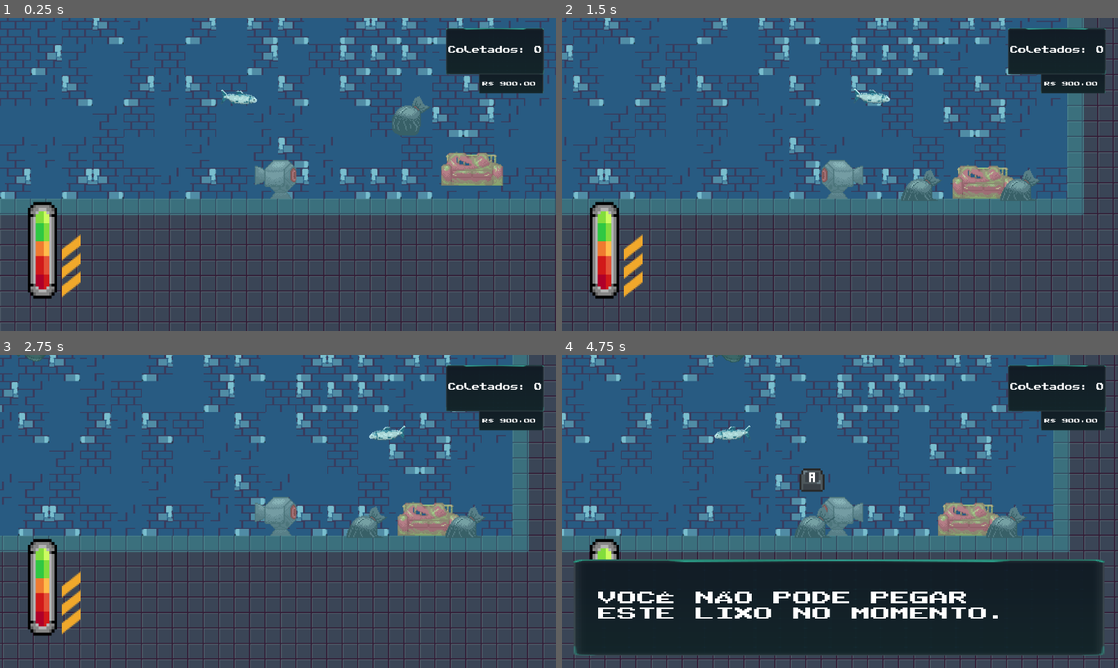
Above: before the commit, frames 1-4 (two rows, left to right).
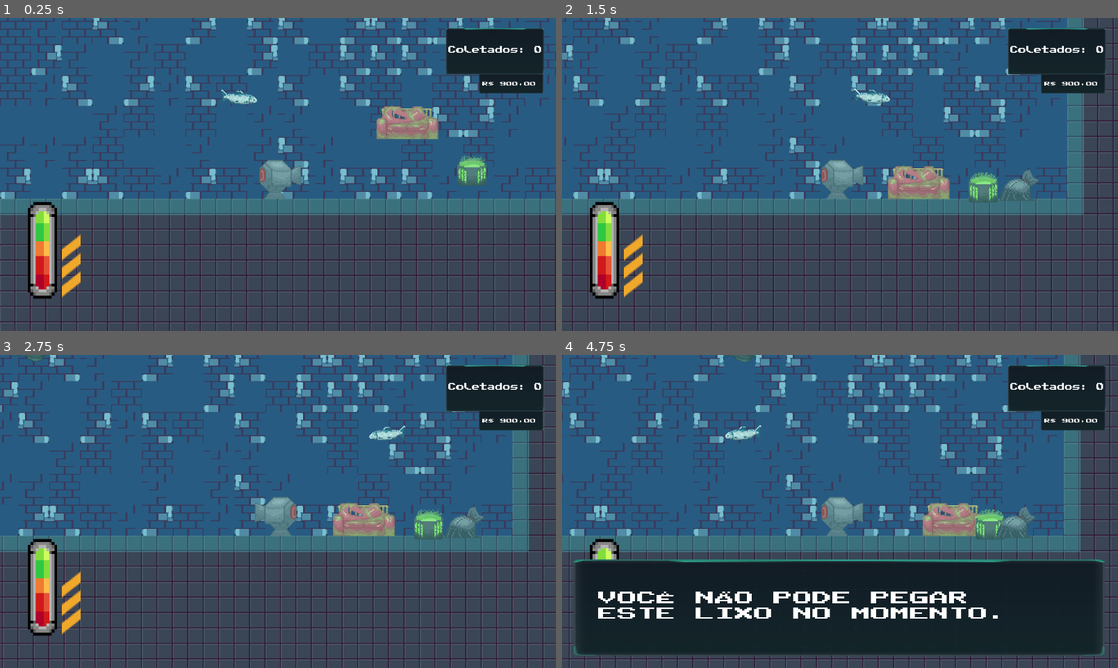
Above: after the commit, the same moments.

Repository: Jaete/Cleangoon
Game: Godot game, scene res://TSCN/Entities/Game.tscn
Two runs of this game, one before a commit and one after it. Both use one fixed random seed, a clock stepped at 60 frames per second and the inputs below. Sound files missing from this copy of the repository are replaced by a short silence.
Inputs (mouse positions are in pixels of both pictures, inside the frame that each line leads up to):
- Up to frame 1 (0.25 s): no input
- Up to frame 2 (1.5 s): tap Enter at 0.5 s; move the mouse to (962, 158) at 0.52 s; hold Right (Move_Right) 0.53-1.28 s; tap A (Interact) at 0.6 s; move the mouse to (728, 190) at 1.27 s; hold Left (Move_Left) from 1.28 s (still down); tap Shift (Boost) at 1.35 s
- Up to frame 3 (2.75 s): tap A (Interact) at 1.55, 2.1 s; move the mouse to (333, 442) at 2.02 s; release Left (Move_Left) at 2.03 s; hold Right (Move_Right) from 2.03 s (still down)
- Up to frame 4 (4.75 s): move the mouse to (812, 574) at 2.77 s; tap Space (Rise) at 2.85 s; tap A (Interact) at 3.05, 3.6, 4.55 s; move the mouse to (1006, 558) at 3.52 s; release Right (Move_Right) at 3.53 s; hold Left (Move_Left) from 3.53 s (still down); move the mouse to (673, 464) at 4.27 s; tap Shift (Boost) at 4.35 s

The runs differ from the first frame. In frame 1, 2.5% of the frame differs, in the area x 45-91%, y 24-58%; in frame 2, 2.1%; in frame 3, 2.1%; in frame 4, 17%, in the area x 0-100%, y 0-100%.

Commit message:
feat: add chemical trash

Diff:
--- a/Resources/AnimationHelper/AnimationHelper.gd
+++ b/Resources/AnimationHelper/AnimationHelper.gd
@@ -4,14 +4,20 @@
 var flipped: bool = false
 var going_right: bool
 
-func check_direction(player: Player, sprite: Sprite2D):
+func check_direction(player: Player, sprite: Sprite2D, arm: Sprite2D):
 	if player.controller.horizonal_movement < 0:
 		sprite.flip_h = true
+		arm.flip_h = true
+		arm.position = Vector2(-24, 1)
+		arm.rotation_degrees = 30
 	elif player.controller.horizonal_movement > 0:
 		sprite.flip_h = false
+		arm.flip_h = false
+		arm.position = Vector2(7, 12)
+		arm.rotation_degrees = -30
 	pass
 
-func rise(sprite: Sprite2D):
+func rise(sprite: Sprite2D, arm: Sprite2D):
 	if sprite.is_flipped_h():
 		if sprite.rotation_degrees < 15:
 			sprite.rotation_degrees += 1
@@ -19,7 +25,7 @@
 		if sprite.rotation_degrees > -15:
 			sprite.rotation_degrees -= 1
 
-func fall(sprite: Sprite2D):
+func fall(sprite: Sprite2D, arm: Sprite2D):
 	if !sprite.is_flipped_h():
 		if sprite.rotation_degrees < 15:
 			sprite.rotation_degrees += 1
@@ -27,6 +33,10 @@
 		if sprite.rotation_degrees > -15:
 			sprite.rotation_degrees -= 1
 
-func align(sprite: Sprite2D):
+func align(sprite: Sprite2D, arm: Sprite2D):
 	sprite.rotation_degrees = 0
+	if sprite.is_flipped_h():
+		arm.rotation_degrees = 30
+	else:
+		arm.rotation_degrees = -30
 	pass
--- a/Resources/PlayerData/PlayerData.gd
+++ b/Resources/PlayerData/PlayerData.gd
@@ -2,7 +2,7 @@
 extends Resource
 
 enum Upgrades {
-	GRASS_CUTTER = 1,
+	GRASS_CUTTER = 0,
 	STRONG_ARM,
 	FLASHLIGHT,
 	SPECIAL_STORAGE,
--- /dev/null
+++ b/Resources/TrashData/InteractionAreas/chemical.tres
@@ -0,0 +1,4 @@
+[gd_resource type="CircleShape2D" format=3 uid="uid://bknik7jkpefx1"]
+
+[resource]
+radius = 42.0
--- /dev/null
+++ b/Resources/TrashData/Shapes/chemical.tres
@@ -0,0 +1,4 @@
+[gd_resource type="RectangleShape2D" format=3 uid="uid://bmg34cowp3pib"]
+
+[resource]
+size = Vector2(25, 25)
--- a/Resources/TrashData/TrashData.gd
+++ b/Resources/TrashData/TrashData.gd
@@ -31,6 +31,10 @@
 			#3:
 			#4:
 	if is_chemical:
+		ground_texture = load("res://Assets/Sprites/Trash/uranium.png")
+		lifted_texture = ground_texture
+		shape = load("res://Resources/TrashData/Shapes/chemical.tres")
+		interaction_area = load("res://Resources/TrashData/InteractionAreas/chemical.tres")
 		reward_money = 300
 	if is_common:
 		ground_texture = load("res://Assets/Sprites/Trash/Common/common-ground.png")
--- a/Scripts/Player/Player.gd
+++ b/Scripts/Player/Player.gd
@@ -15,6 +15,7 @@
 @export_category("Animation Helper")
 @export var animation: AnimationHelper
 @export var sprite: Sprite2D
+@export var strong_arm: Sprite2D
 @export var anim_player: AnimationPlayer
 @export_category("Player Data")
 @export var data: PlayerData
@@ -29,10 +30,11 @@
 func _ready():
 	mass = 0.5
 	gravity_scale = 0.3
+	get_node("/root/Game/UpgradeShop").player_bought.connect(check_new_upgrade)
 
 func _physics_process(_delta):
 	controller.get_input()
-	animation.check_direction(self, sprite)
+	animation.check_direction(self, sprite, strong_arm)
 	handle_physics()
 	rotate_player()
 	check_for_actions()
@@ -40,11 +42,11 @@
 
 func rotate_player():
 	if controller.vertical_movement < 0:
-		animation.rise(sprite)
+		animation.rise(sprite, strong_arm)
 	elif controller.vertical_movement > 0 && linear_velocity.y > 0:
-		animation.fall(sprite)
+		animation.fall(sprite, strong_arm)
 	else:
-		animation.align(sprite)
+		animation.align(sprite, strong_arm)
 
 func handle_physics():
 	physics.move(self, controller.is_boosting, controller.horizonal_movement, controller.vertical_movement)
@@ -59,7 +61,6 @@
 		player_released_trash.emit(trash_carried)
 	elif controller.input_action == controller.GRAB && !carrying_trash && nearby_trash:
 		player_grabbed_trash.emit()
-		carrying_trash = true
 		controller.get_input()
 	if about_to_deliver && controller.input_action == controller.GRAB:
 		player_delivered_trash.emit()
@@ -71,3 +72,12 @@
 	if area.name == "Mouth" && parent is Fish:
 		received_damage.emit(parent as Fish)
 	pass # Replace with function body.
+
+func check_new_upgrade(upgrade: int):
+	match upgrade:
+		data.Upgrades.STRONG_ARM:
+			$"Strong-arm".visible = true
+		data.Upgrades.FLASHLIGHT:
+			pass
+		data.Upgrades.SPECIAL_STORAGE:
+			pass
--- a/Scripts/Trash/Trash.gd
+++ b/Scripts/Trash/Trash.gd
@@ -8,6 +8,7 @@
 @export_category("Object data")
 @export var trash_data: TrashData
 @export var sprite: Sprite2D
+@export var animated_sprite: AnimatedSprite2D
 @export var body: CollisionShape2D
 @export var physics_body: RigidBody2D
 @export var interactable_area: CollisionShape2D
@@ -20,6 +21,10 @@
 	body.shape = trash_data.shape
 	sprite.offset = trash_data.offset
 	interactable_area.shape = trash_data.interaction_area
+	if trash_data.is_chemical:
+		sprite.visible = false
+		animated_sprite.visible = true
+		animated_sprite.play("default")
 
 func _physics_process(_delta):
 	var parent: Node2D = get_parent()
@@ -27,10 +32,13 @@
 		global_position = parent.global_position
 		if parent.sprite.is_flipped_h():
 			global_position.x -= 28
+			if trash_data.is_heavy:
+				global_position.x -= 25
 		else:
 			global_position.x += 28
+			if trash_data.is_heavy:
+				global_position.x += 25
 		global_position.y += 28
-
 
 func _on_body_entered(_body):
 	if _body is TileMap:
@@ -52,6 +60,8 @@
 
 func _on_interactable_area_body_exited(_body):
 	var player: Player = get_node("/root/Player_")
+	print(player.carrying_trash)
 	if _body is Player && !player.carrying_trash:
+		print("LEFT RANGES")
 		player_left_interaction_range.emit(self)
 	pass
--- a/Scripts/TrashCollector/TrashCollector.gd
+++ b/Scripts/TrashCollector/TrashCollector.gd
@@ -47,9 +47,10 @@
 
 func show_ui(trash: Trash):
 	if !player.carrying_trash:
-		button_ui = pick_trash_button.instantiate()
-		trash.add_child(button_ui)
-		button_ui.global_position.y -= 48
+		if trash.get_node_or_null("UI_Interact_Button") == null:
+			button_ui = pick_trash_button.instantiate()
+			trash.add_child(button_ui)
+			button_ui.global_position.y -= 48
 		current_trash_active = trash
 		player.nearby_trash = true
 		player.showing_button = true
@@ -65,12 +66,16 @@
 			current_trash_active = interactable_trashes[0]
 			interactable_trashes.clear()
 			show_ui(current_trash_active)
+		if is_instance_valid(ui.get_node("CannotPickTrash")):
+			ui.get_node("CannotPickTrash").queue_free()
 	else:
 		if is_instance_valid(button_ui):
 			button_ui.queue_free()
 			player.showing_button = false
 		interactable_trashes.erase(trash)
 		player.nearby_trash = true
+		if is_instance_valid(ui.get_node("CannotPickTrash")):
+			ui.get_node("CannotPickTrash").queue_free()
 	pass
 
 func grab_trash():
@@ -80,13 +85,23 @@
 		current_trash_active.set_name("Grabbed_Trash")
 		player.trash_carried = current_trash_active
 		current_trash_active.reparent(player)
-	else:
+		player.carrying_trash = true
+	elif current_trash_active.trash_data.is_heavy:
 		cannot_pick_ui = cannot_pick_trash.instantiate()
 		ui.add_child(cannot_pick_ui)
-	if current_trash_active.trash_data.is_common:
+	elif current_trash_active.trash_data.is_chemical && player.data.current_upgrades.find(player.data.Upgrades.SPECIAL_STORAGE) != -1:
 		current_trash_active.set_name("Grabbed_Trash")
 		player.trash_carried = current_trash_active
 		current_trash_active.reparent(player)
+		player.carrying_trash = true
+	elif current_trash_active.trash_data.is_chemical:
+		cannot_pick_ui = cannot_pick_trash.instantiate()
+		ui.add_child(cannot_pick_ui)
+	elif current_trash_active.trash_data.is_common:
+		current_trash_active.set_name("Grabbed_Trash")
+		player.trash_carried = current_trash_active
+		current_trash_active.reparent(player)
+		player.carrying_trash = true
 	pass
 
 func release_trash(_trash: Node2D):
@@ -130,5 +145,6 @@
 	player.carrying_trash = false
 	current_trash_active = null
 	player.nearby_trash = false
+	player.showing_button = true
 	delivered.emit()
 	pass
--- a/Scripts/UpgradeShop/UpgradeShop.gd
+++ b/Scripts/UpgradeShop/UpgradeShop.gd
@@ -1,11 +1,13 @@
 class_name UpgradeShop
 extends Node
+
+signal player_bought()
 
 @onready var player: Player = get_node("/root/Player_")
 @onready var delivery_point: DeliverPoint = get_node("/root/Game/LevelManager/Level/DeliverPoint")
 @onready var ui: CanvasLayer = get_node("/root/Game/UI")
 
-var shop: PackedScene = preload("res://TSCN/UI/shop_ui.tscn")
+var shop: PackedScene = load("res://TSCN/UI/shop_ui.tscn")
 var open_shop_button: PackedScene =  preload("res://TSCN/UI/ui_interact_button.tscn")
 var button_ui: Sprite2D
 var shop_ui: Control
@@ -42,12 +44,14 @@
 func set_possible_shop(action: String):
 	if action == "Entering":
 		if !player.showing_button:
-			button_ui = open_shop_button.instantiate()
-			player.add_child(button_ui)
-			player.showing_button = true
-			button_ui.global_position.y -= 48
+			if player.get_node_or_null("UI_Interact_Button") == null:
+				button_ui = open_shop_button.instantiate()
+				player.add_child(button_ui)
+				player.showing_button = true
+				button_ui.global_position.y -= 48
 		player.about_to_open_shop = true
 	if action == "Leaving":
+		print("show button ", player.showing_button)
 		if player.showing_button:
 			player.get_node("UI_Interact_Button").queue_free()
 			player.showing_button = false
@@ -87,3 +91,4 @@
 	player.data.remove_money(price)
 	upgrades_available.erase(upgrade)
 	shop_ui.queue_free()
+	player_bought.emit(upgrade)
--- a/TSCN/Entities/player.tscn
+++ b/TSCN/Entities/player.tscn
@@ -74,14 +74,334 @@
 "update": 1,
 "values": [true]
 }
+tracks/2/type = "value"
+tracks/2/imported = false
+tracks/2/enabled = true
+tracks/2/path = NodePath("Sprite2D:flip_h")
+tracks/2/interp = 1
+tracks/2/loop_wrap = true
+tracks/2/keys = {
+"times": PackedFloat32Array(0),
+"transitions": PackedFloat32Array(1),
+"update": 1,
+"values": [true]
+}
+tracks/3/type = "value"
+tracks/3/imported = false
+tracks/3/enabled = true
+tracks/3/path = NodePath("Sprite2D:rotation")
+tracks/3/interp = 1
+tracks/3/loop_wrap = true
+tracks/3/keys = {
+"times": PackedFloat32Array(0),
+"transitions": PackedFloat32Array(1),
+"update": 0,
+"values": [0.0]
+}
+tracks/4/type = "value"
+tracks/4/imported = false
+tracks/4/enabled = true
+tracks/4/path = NodePath("Strong-arm:position")
+tracks/4/interp = 1
+tracks/4/loop_wrap = true
+tracks/4/keys = {
+"times": PackedFloat32Array(0),
+"transitions": PackedFloat32Array(1),
+"update": 0,
+"values": [Vector2(-30, -3)]
+}
+tracks/5/type = "value"
+tracks/5/imported = false
+tracks/5/enabled = true
+tracks/5/path = NodePath("Strong-arm:rotation")
+tracks/5/interp = 1
+tracks/5/loop_wrap = true
+tracks/5/keys = {
+"times": PackedFloat32Array(0),
+"transitions": PackedFloat32Array(1),
+"update": 0,
+"values": [-0.555304]
+}
+tracks/6/type = "value"
+tracks/6/imported = false
+tracks/6/enabled = true
+tracks/6/path = NodePath("Strong-arm:flip_h")
+tracks/6/interp = 1
+tracks/6/loop_wrap = true
+tracks/6/keys = {
+"times": PackedFloat32Array(0),
+"transitions": PackedFloat32Array(1),
+"update": 1,
+"values": [false]
+}
+
+[sub_resource type="Animation" id="Animation_8o6a1"]
+resource_name = "rise_left"
+length = 0.5
+tracks/0/type = "value"
+tracks/0/imported = false
+tracks/0/enabled = true
+tracks/0/path = NodePath("Sprite2D:flip_h")
+tracks/0/interp = 1
+tracks/0/loop_wrap = true
+tracks/0/keys = {
+"times": PackedFloat32Array(0),
+"transitions": PackedFloat32Array(1),
+"update": 1,
+"values": [true]
+}
+tracks/1/type = "value"
+tracks/1/imported = false
+tracks/1/enabled = true
+tracks/1/path = NodePath("Sprite2D:rotation")
+tracks/1/interp = 1
+tracks/1/loop_wrap = true
+tracks/1/keys = {
+"times": PackedFloat32Array(0, 0.5),
+"transitions": PackedFloat32Array(1, 1),
+"update": 0,
+"values": [0.0, 0.261799]
+}
+tracks/2/type = "value"
+tracks/2/imported = false
+tracks/2/enabled = true
+tracks/2/path = NodePath("Strong-arm:position")
+tracks/2/interp = 1
+tracks/2/loop_wrap = true
+tracks/2/keys = {
+"times": PackedFloat32Array(0, 0.5),
+"transitions": PackedFloat32Array(1, 1),
+"update": 0,
+"values": [Vector2(-28, 1), Vector2(-30, -3)]
+}
+tracks/3/type = "value"
+tracks/3/imported = false
+tracks/3/enabled = true
+tracks/3/path = NodePath("Strong-arm:flip_h")
+tracks/3/interp = 1
+tracks/3/loop_wrap = true
+tracks/3/keys = {
+"times": PackedFloat32Array(0),
+"transitions": PackedFloat32Array(1),
+"update": 1,
+"values": [true]
+}
+tracks/4/type = "value"
+tracks/4/imported = false
+tracks/4/enabled = true
+tracks/4/path = NodePath("Strong-arm:rotation")
+tracks/4/interp = 1
+tracks/4/loop_wrap = true
+tracks/4/keys = {
+"times": PackedFloat32Array(0),
+"transitions": PackedFloat32Array(1),
+"update": 0,
+"values": [0.426569]
+}
+
+[sub_resource type="Animation" id="Animation_4grtx"]
+resource_name = "rise_right"
+length = 0.5
+tracks/0/type = "value"
+tracks/0/imported = false
+tracks/0/enabled = true
+tracks/0/path = NodePath("Sprite2D:flip_h")
+tracks/0/interp = 1
+tracks/0/loop_wrap = true
+tracks/0/keys = {
+"times": PackedFloat32Array(0),
+"transitions": PackedFloat32Array(1),
+"update": 1,
+"values": [false]
+}
+tracks/1/type = "value"
+tracks/1/imported = false
+tracks/1/enabled = true
+tracks/1/path = NodePath("Sprite2D:rotation")
+tracks/1/interp = 1
+tracks/1/loop_wrap = true
+tracks/1/keys = {
+"times": PackedFloat32Array(0, 0.5),
+"transitions": PackedFloat32Array(1, 1),
+"update": 0,
+"values": [0.0, -0.261799]
+}
+tracks/2/type = "value"
+tracks/2/imported = false
+tracks/2/enabled = true
+tracks/2/path = NodePath("Strong-arm:rotation")
+tracks/2/interp = 1
+tracks/2/loop_wrap = true
+tracks/2/keys = {
+"times": PackedFloat32Array(0),
+"transitions": PackedFloat32Array(1),
+"update": 0,
+"values": [-0.555304]
+}
+tracks/3/type = "value"
+tracks/3/imported = false
+tracks/3/enabled = true
+tracks/3/path = NodePath("Strong-arm:position")
+tracks/3/interp = 1
+tracks/3/loop_wrap = true
+tracks/3/keys = {
+"times": PackedFloat32Array(0, 0.5),
+"transitions": PackedFloat32Array(1, 1),
+"update": 0,
+"values": [Vector2(7, 12), Vector2(10, 8)]
+}
+tracks/4/type = "value"
+tracks/4/imported = false
+tracks/4/enabled = true
+tracks/4/path = NodePath("Strong-arm:flip_h")
+tracks/4/interp = 1
+tracks/4/loop_wrap = true
+tracks/4/keys = {
+"times": PackedFloat32Array(0),
+"transitions": PackedFloat32Array(1),
+"update": 1,
+"values": [false]
+}
+
+[sub_resource type="Animation" id="Animation_h7biw"]
+resource_name = "fall_left"
+length = 0.5
+tracks/0/type = "value"
+tracks/0/imported = false
+tracks/0/enabled = true
+tracks/0/path = NodePath("Sprite2D:rotation")
+tracks/0/interp = 1
+tracks/0/loop_wrap = true
+tracks/0/keys = {
+"times": PackedFloat32Array(0, 0.5),
+"transitions": PackedFloat32Array(1, 1),
+"update": 0,
+"values": [0.0, -0.261799]
+}
+tracks/1/type = "value"
+tracks/1/imported = false
+tracks/1/enabled = true
+tracks/1/path = NodePath("Sprite2D:flip_h")
+tracks/1/interp = 1
+tracks/1/loop_wrap = true
+tracks/1/keys = {
+"times": PackedFloat32Array(0),
+"transitions": PackedFloat32Array(1),
+"update": 1,
+"values": [true]
+}
+tracks/2/type = "value"
+tracks/2/imported = false
+tracks/2/enabled = true
+tracks/2/path = NodePath("Strong-arm:rotation")
+tracks/2/interp = 1
+tracks/2/loop_wrap = true
+tracks/2/keys = {
+"times": PackedFloat32Array(0),
+"transitions": PackedFloat32Array(1),
+"update": 0,
+"values": [0.426569]
+}
+tracks/3/type = "value"
+tracks/3/imported = false
+tracks/3/enabled = true
+tracks/3/path = NodePath("Strong-arm:position")
+tracks/3/interp = 1
+tracks/3/loop_wrap = true
+tracks/3/keys = {
+"times": PackedFloat32Array(0, 0.5),
+"transitions": PackedFloat32Array(1, 1),
+"update": 0,
+"values": [Vector2(-28, 1), Vector2(-24, 4)]
+}
+tracks/4/type = "value"
+tracks/4/imported = false
+tracks/4/enabled = true
+tracks/4/path = NodePath("Strong-arm:flip_h")
+tracks/4/interp = 1
+tracks/4/loop_wrap = true
+tracks/4/keys = {
+"times": PackedFloat32Array(0),
+"transitions": PackedFloat32Array(1),
+"update": 1,
+"values": [true]
+}
+
+[sub_resource type="Animation" id="Animation_62h0s"]
+resource_name = "fall_right"
+length = 0.5
+tracks/0/type = "value"
+tracks/0/imported = false
+tracks/0/enabled = true
+tracks/0/path = NodePath("Sprite2D:rotation")
+tracks/0/interp = 1
+tracks/0/loop_wrap = true
+tracks/0/keys = {
+"times": PackedFloat32Array(0, 0.5),
+"transitions": PackedFloat32Array(1, 1),
+"update": 0,
+"values": [0.0, 0.261799]
+}
+tracks/1/type = "value"
+tracks/1/imported = false
+tracks/1/enabled = true
+tracks/1/path = NodePath("Sprite2D:flip_h")
+tracks/1/interp = 1
+tracks/1/loop_wrap = true
+tracks/1/keys = {
+"times": PackedFloat32Array(0),
+"transitions": PackedFloat32Array(1),
+"update": 1,
+"values": [false]
+}
+tracks/2/type = "value"
+tracks/2/imported = false
+tracks/2/enabled = true
+tracks/2/path = NodePath("Strong-arm:rotation")
+tracks/2/interp = 1
+tracks/2/loop_wrap = true
+tracks/2/keys = {
+"times": PackedFloat32Array(0),
+"transitions": PackedFloat32Array(1),
+"update": 0,
+"values": [-0.555304]
+}
+tracks/3/type = "value"
+tracks/3/imported = false
+tracks/3/enabled = true
+tracks/3/path = NodePath("Strong-arm:position")
+tracks/3/interp = 1
+tracks/3/loop_wrap = true
+tracks/3/keys = {
+"times": PackedFloat32Array(0, 0.5),
+"transitions": PackedFloat32Array(1, 1),
+"update": 0,
+"values": [Vector2(7, 12), Vector2(2, 15)]
+}
+tracks/4/type = "value"
+tracks/4/imported = false
+tracks/4/enabled = true
+tracks/4/path = NodePath("Strong-arm:flip_h")
+tracks/4/interp = 1
+tracks/4/loop_wrap = true
+tracks/4/keys = {
+"times": PackedFloat32Array(0),
+"transitions": PackedFloat32Array(1),
+"update": 1,
+"values": [false]
+}
 
 [sub_resource type="AnimationLibrary" id="AnimationLibrary_cgvlm"]
 _data = {
 "Blink_Red": SubResource("Animation_g1nhb"),
-"RESET": SubResource("Animation_btjil")
-}
-
-[node name="Player" type="RigidBody2D" node_paths=PackedStringArray("sprite", "anim_player")]
+"RESET": SubResource("Animation_btjil"),
+"fall_left": SubResource("Animation_h7biw"),
+"fall_right": SubResource("Animation_62h0s"),
+"rise_left": SubResource("Animation_8o6a1"),
+"rise_right": SubResource("Animation_4grtx")
+}
+
+[node name="Player" type="RigidBody2D" node_paths=PackedStringArray("sprite", "strong_arm", "anim_player")]
 physics_material_override = SubResource("PhysicsMaterial_k4xc7")
 lock_rotation = true
 max_contacts_reported = 5
@@ -91,6 +411,7 @@
 controller = ExtResource("3_vg3af")
 animation = ExtResource("4_rrypg")
 sprite = NodePath("Sprite2D")
+strong_arm = NodePath("Strong-arm")
 anim_player = NodePath("AnimationPlayer")
 data = ExtResource("5_74pwt")
 
@@ -102,6 +423,7 @@
 y_sort_enabled = true
 texture = ExtResource("2_kb6fu")
 offset = Vector2(0, 0.905)
+flip_h = true
 
 [node name="Debug" type="Control" parent="."]
 visible = false
@@ -135,9 +457,10 @@
 
 [node name="Strong-arm" type="Sprite2D" parent="."]
 visible = false
-position = Vector2(24, 18)
-rotation = -0.51075
+position = Vector2(-30, -3)
+rotation = -0.555304
 texture = ExtResource("9_3gdk8")
+centered = false
 
 [connection signal="body_entered" from="." to="." method="_on_body_entered"]
 [connection signal="area_entered" from="Hurtbox" to="." method="_on_hurtbox_area_entered"]
--- a/TSCN/Entities/trash.tscn
+++ b/TSCN/Entities/trash.tscn
@@ -1,13 +1,51 @@
-[gd_scene load_steps=4 format=3 uid="uid://ctv4ao3whr30o"]
+[gd_scene load_steps=10 format=3 uid="uid://ctv4ao3whr30o"]
 
 [ext_resource type="Script" path="res://Scripts/Trash/Trash.gd" id="1_n1lpt"]
+[ext_resource type="Texture2D" uid="uid://85erut4ioru2" path="res://Assets/Sprites/Trash/uranium.png" id="2_8tvjw"]
 
 [sub_resource type="CircleShape2D" id="CircleShape2D_ncx3a"]
 radius = 24.0
 
 [sub_resource type="RectangleShape2D" id="RectangleShape2D_t78b2"]
+size = Vector2(25, 25)
 
-[node name="Trash" type="RigidBody2D" node_paths=PackedStringArray("sprite", "body", "physics_body", "interactable_area") groups=["Trash"]]
+[sub_resource type="AtlasTexture" id="AtlasTexture_8ajg2"]
+atlas = ExtResource("2_8tvjw")
+region = Rect2(0, 0, 32, 32)
+
+[sub_resource type="AtlasTexture" id="AtlasTexture_4v7oa"]
+atlas = ExtResource("2_8tvjw")
+region = Rect2(96, 0, 32, 32)
+
+[sub_resource type="AtlasTexture" id="AtlasTexture_v5t40"]
+atlas = ExtResource("2_8tvjw")
+region = Rect2(64, 0, 32, 32)
+
+[sub_resource type="AtlasTexture" id="AtlasTexture_ew4lo"]
+atlas = ExtResource("2_8tvjw")
+region = Rect2(32, 0, 32, 32)
+
+[sub_resource type="SpriteFrames" id="SpriteFrames_r2eph"]
+animations = [{
+"frames": [{
+"duration": 1.0,
+"texture": SubResource("AtlasTexture_8ajg2")
+}, {
+"duration": 1.0,
+"texture": SubResource("AtlasTexture_4v7oa")
+}, {
+"duration": 1.0,
+"texture": SubResource("AtlasTexture_v5t40")
+}, {
+"duration": 1.0,
+"texture": SubResource("AtlasTexture_ew4lo")
+}],
+"loop": true,
+"name": &"default",
+"speed": 5.0
+}]
+
+[node name="Trash" type="RigidBody2D" node_paths=PackedStringArray("sprite", "animated_sprite", "body", "physics_body", "interactable_area") groups=["Trash"]]
 y_sort_enabled = true
 mass = 0.1
 gravity_scale = 0.3
@@ -16,6 +54,7 @@
 contact_monitor = true
 script = ExtResource("1_n1lpt")
 sprite = NodePath("Sprite")
+animated_sprite = NodePath("AnimatedSprite2D")
 body = NodePath("BodyShape")
 physics_body = NodePath(".")
 interactable_area = NodePath("InteractableArea/Shape")
@@ -30,6 +69,12 @@
 [node name="BodyShape" type="CollisionShape2D" parent="."]
 shape = SubResource("RectangleShape2D_t78b2")
 
+[node name="AnimatedSprite2D" type="AnimatedSprite2D" parent="."]
+visible = false
+sprite_frames = SubResource("SpriteFrames_r2eph")
+autoplay = "default"
+frame_progress = 0.897837
+
 [connection signal="body_entered" from="." to="." method="_on_body_entered"]
 [connection signal="body_exited" from="." to="." method="_on_body_exited"]
 [connection signal="body_entered" from="InteractableArea" to="." method="_on_interactable_area_body_entered"]
--- a/TSCN/Levels/tutorial_level.tscn
+++ b/TSCN/Levels/tutorial_level.tscn
@@ -1,7 +1,8 @@
-[gd_scene load_steps=15 format=3 uid="uid://dnamtpdl1nyu4"]
+[gd_scene load_steps=16 format=3 uid="uid://dnamtpdl1nyu4"]
 
 [ext_resource type="TileSet" uid="uid://ba4ch2yqukfhj" path="res://Assets/Tilesets/tutorial_level.tres" id="1_n7irr"]
 [ext_resource type="Script" path="res://Scripts/Player/MainCamera.gd" id="4_kv8ak"]
+[ext_resource type="Resource" uid="uid://fxevv2to4f15" path="res://Resources/TrashData/Data/chemical.tres" id="5_1rax5"]
 [ext_resource type="PackedScene" uid="uid://bkyu4j36vhaaf" path="res://TSCN/Entities/deliver_pont.tscn" id="6_faido"]
 [ext_resource type="PackedScene" uid="uid://ctv4ao3whr30o" path="res://TSCN/Entities/trash.tscn" id="7_45d0x"]
 [ext_resource type="PackedScene" uid="uid://cmpr6nn6feapk" path="res://TSCN/Entities/fish.tscn" id="7_qkx1s"]
@@ -80,11 +81,11 @@
 
 [node name="Trash2" parent="." instance=ExtResource("7_45d0x")]
 position = Vector2(806, 234)
-trash_data = ExtResource("8_dae1t")
+trash_data = ExtResource("9_4ltoc")
 
 [node name="Trash3" parent="." instance=ExtResource("7_45d0x")]
 position = Vector2(873, 282)
-trash_data = ExtResource("9_4ltoc")
+trash_data = ExtResource("5_1rax5")
 
 [node name="DeliverPoint" parent="." instance=ExtResource("6_faido")]
 position = Vector2(589, 0)
Binary file added: Assets/Sprites/Trash/uranium.png
Not shown, added: Assets/Sprites/Trash/uranium.png.import
Not shown: 1 places in TSCN/Entities/player.tscn that only renumber resources
